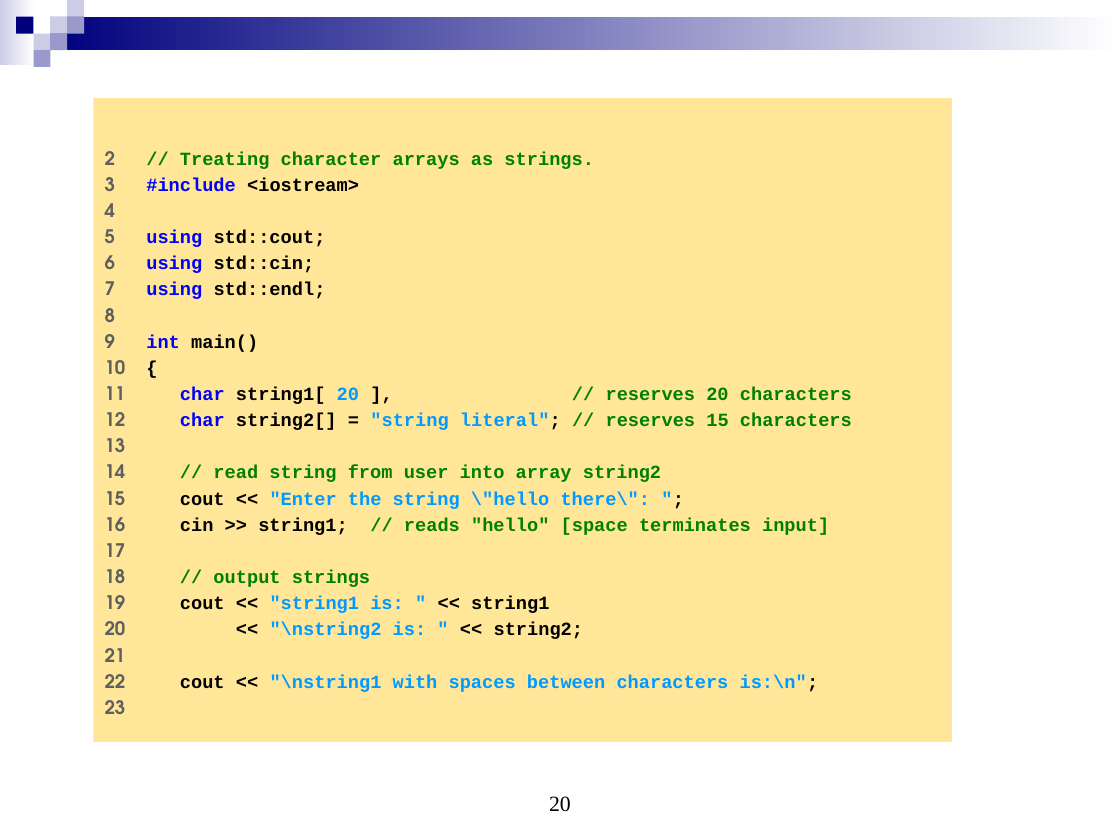
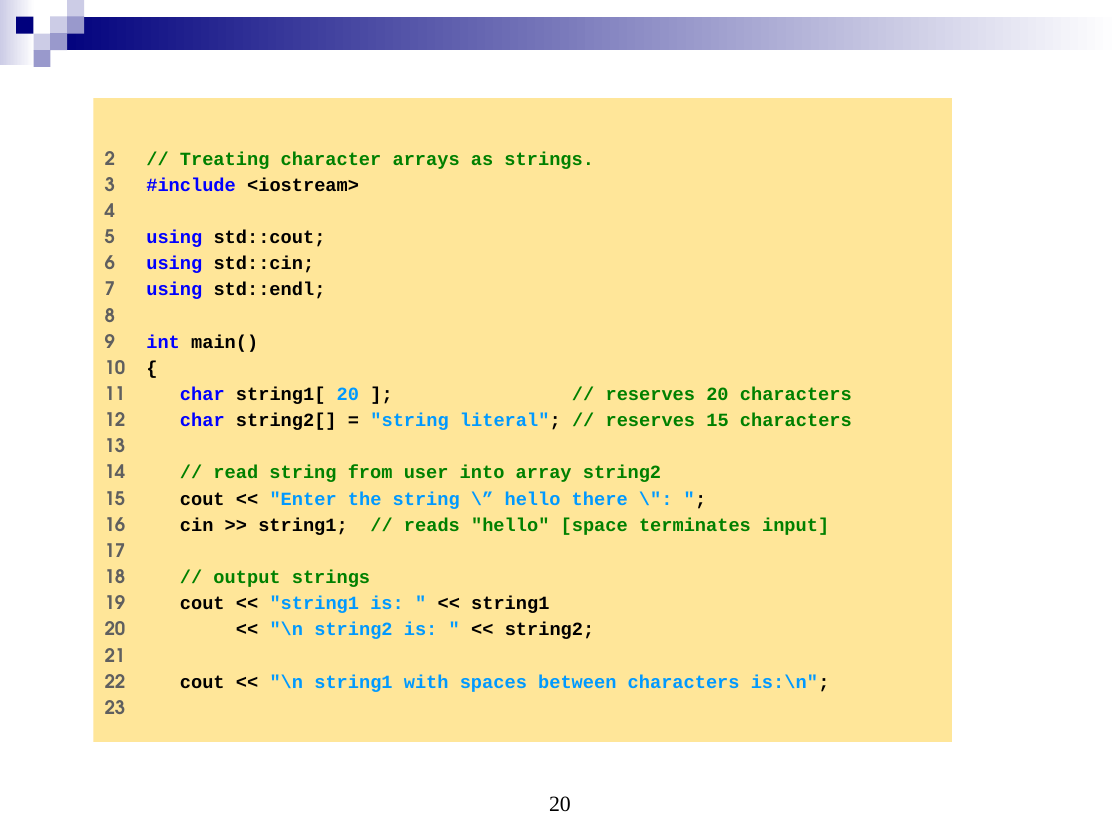
Before and after one commit to Emadalsuwat/emadalsuwat.github.io, a slide deck: slide 20 of DataStructure/Lecture2.pptx. Drawn at 1120x840 pixels with LibreOffice and Linux fonts; fonts in the diff are those of the drawing. Boxes give left, top, right and bottom in pixels: in the first picture for what was removed or moved away, otherwise in the second. Text is boxed around its words. In the diff, an @@ line names an element or a change of style, - is before the commit and + after.

```diff
--- a/DataStructure/Lecture2.pptx
+++ b/DataStructure/Lecture2.pptx
@@ text in rectangle at [180, 387, 852, 404]: text changed @@
-11 char string1[ 20 ], // reserves 20 characters
+11 char string1[ 20 ]; // reserves 20 characters
@@ text in rectangle at [180, 492, 628, 509]: text changed @@
-15 cout << "Enter the string \"hello there\": ";
+15 cout << "Enter the string \” hello there \": ";
@@ text in rectangle at [270, 622, 595, 639]: spaces changed @@
-20 << "\nstring2 is: " << string2;
+20 << "\n string2 is: " << string2;
@@ text in rectangle at [180, 675, 830, 692]: spaces changed @@
-22 cout << "\nstring1 with spaces between characters is:\n";
+22 cout << "\n string1 with spaces between characters is:\n";
```
Also in this commit, not shown: 2 other slides changed, 1 other file.
